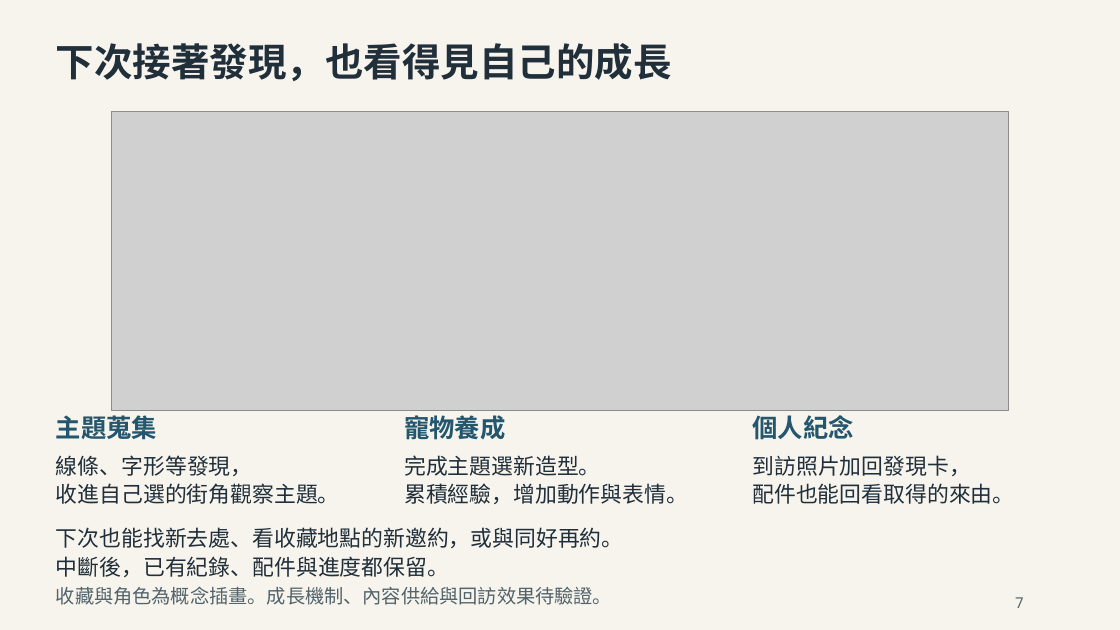
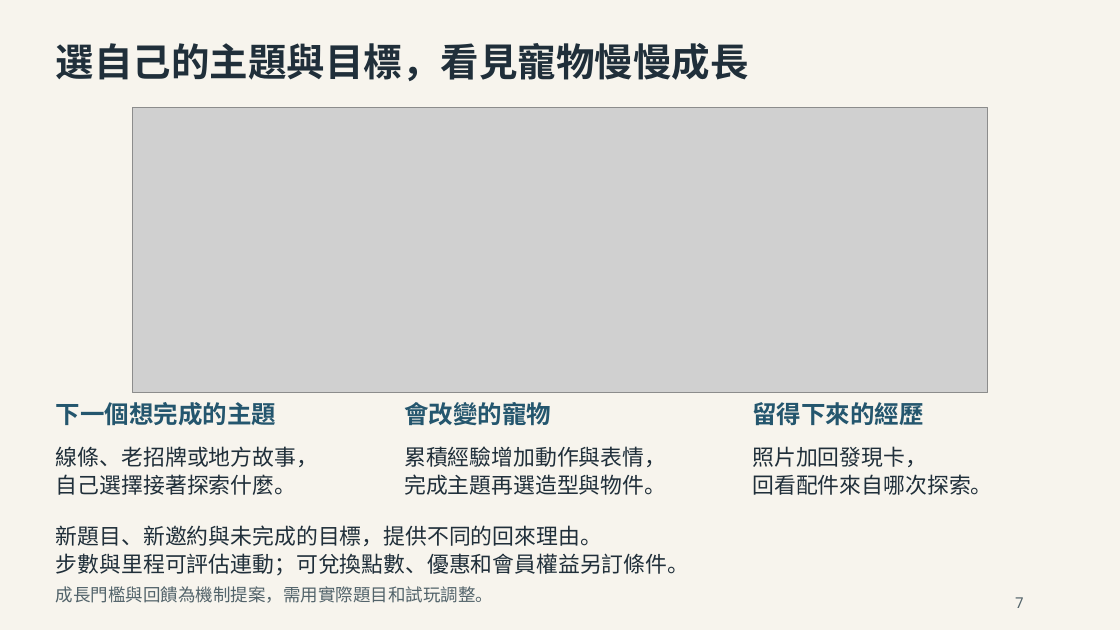
Before and after one commit to e40125/yoxi-meeting-review, a slide deck: slide 8 of downloads/proposal/yoxi-proposal.pptx. Drawn at 1120x630 pixels with LibreOffice and Linux fonts; fonts in the diff are those of the drawing; grey boxes stand for pictures. Boxes give left, top, right and bottom in pixels: in the first picture for what was removed or moved away, otherwise in the second. Text is boxed around its words. In the diff, an @@ line names an element or a change of style, - is before the commit and + after.

```diff
--- a/downloads/proposal/yoxi-proposal.pptx
+++ b/downloads/proposal/yoxi-proposal.pptx
@@ text at (56, 43, 749, 81): text changed @@
-下次接著發現，也看得見自己的成長
+選自己的主題與目標，看見寵物慢慢成長
@@ picture: place and size @@
-picture at (111, 111, 1009, 410)
+picture at (132, 108, 988, 393)
@@ text at (56, 402, 277, 426): text changed; size 21.8 to 21 pt @@
-主題蒐集
+下一個想完成的主題
@@ text at (404, 402, 551, 426): text changed; size 21.8 to 21 pt @@
-寵物養成
+會改變的寵物
@@ text at (752, 402, 924, 426): text changed; size 21.8 to 21 pt @@
-個人紀念
+留得下來的經歷
@@ text at (56, 446, 318, 467): text changed @@
-線條、字形等發現，
+線條、老招牌或地方故事，
@@ text at (404, 446, 666, 467): text changed @@
-累積經驗，增加動作與表情。
+累積經驗增加動作與表情，
@@ text at (752, 446, 927, 467): text changed @@
-到訪照片加回發現卡，
+照片加回發現卡，
@@ text at (56, 474, 296, 495): text changed @@
-收進自己選的街角觀察主題。
+自己選擇接著探索什麼。
@@ text at (404, 474, 666, 495): text changed @@
-完成主題選新造型。
+完成主題再選造型與物件。
@@ text at (752, 474, 992, 495): text changed @@
-配件也能回看取得的來由。
+回看配件來自哪次探索。
@@ text at (56, 525, 602, 546): text changed @@
-下次也能找新去處、看收藏地點的新邀約，或與同好再約。
+新題目、新邀約與未完成的目標，提供不同的回來理由。
@@ text at (56, 553, 689, 576): text changed @@
-中斷後，已有紀錄、配件與進度都保留。
+步數與里程可評估連動；可兌換點數、優惠和會員權益另訂條件。
@@ text at (56, 586, 493, 603): text changed; size 16.5 to 15 pt @@
-收藏與角色為概念插畫。成長機制、內容供給與回訪效果待驗證。
+成長門檻與回饋為機制提案，需用實際題目和試玩調整。
```
Also in this commit, not shown: 21 other slides changed, 5 slides added, 5 slides removed, 47 other files.
